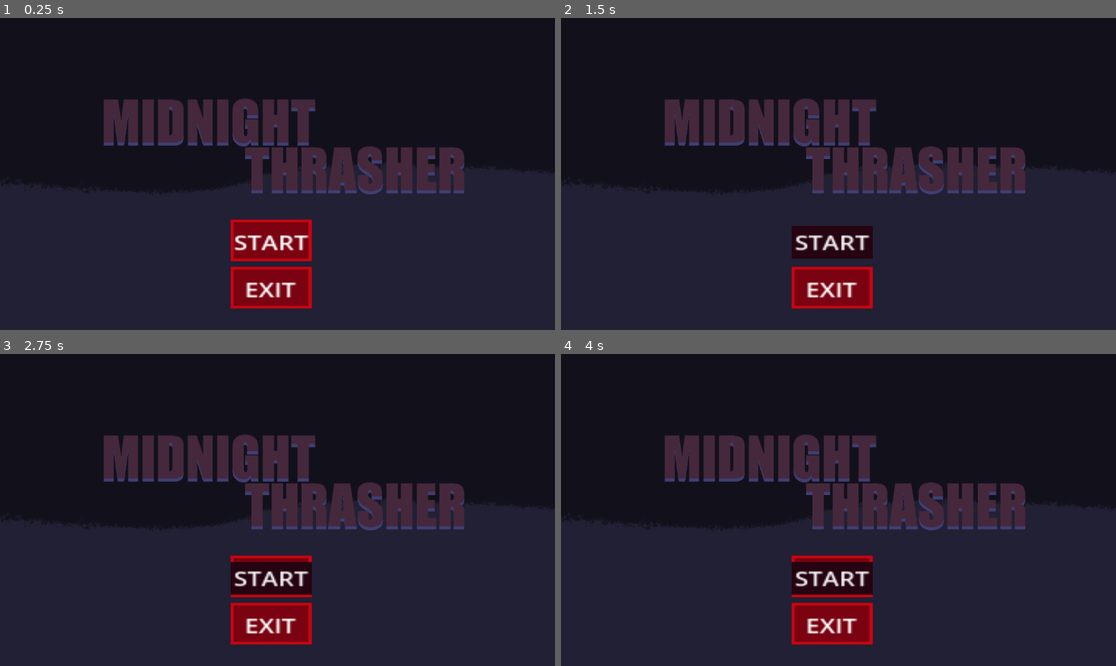
Above: before the commit, frames 1-4 (two rows, left to right).
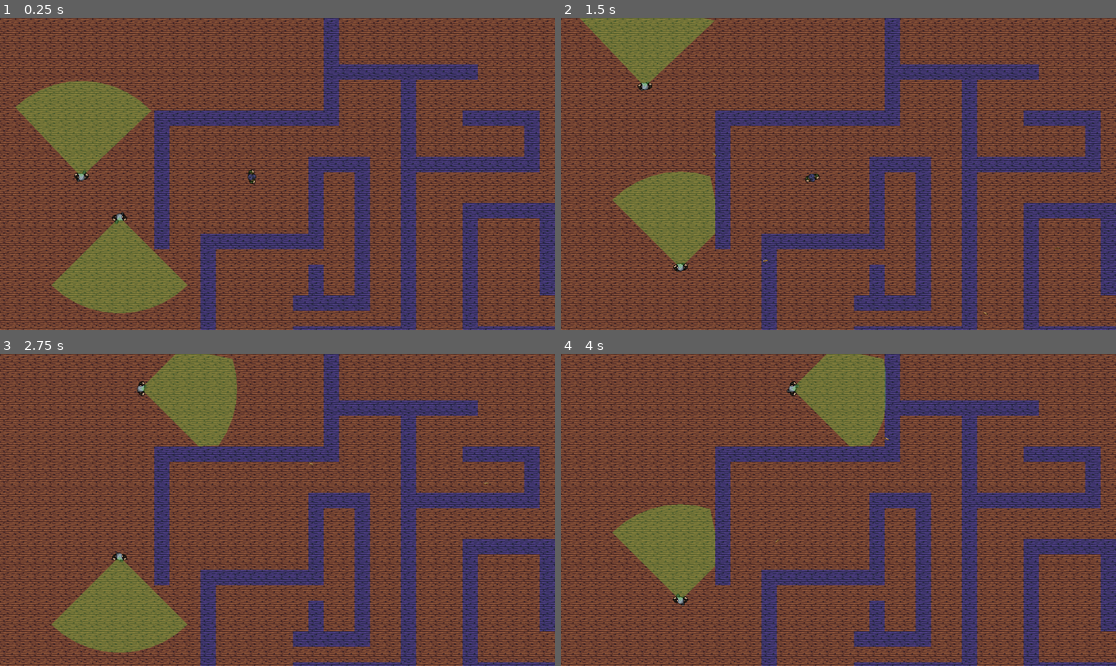
Above: after the commit, the same moments.

Repository: HugoOkumura/Midnight_Thrasher
Game: Godot game, scene res://Arquivos_de_teste/test_map.tscn
Same seed, same stepped clock (60 frames per second), same inputs: the game is played once before the commit and once after it. Before the commit the project starts from res://title/tittle_screen.tscn.
Inputs (mouse positions are in pixels of both pictures, inside the frame that each line leads up to):
- Up to frame 1 (0.25 s): no input
- Up to frame 2 (1.5 s): click (832, 242) at 0.5 s, where only the run before the commit has a clickable "START"; click (832, 242) at 1.25 s, where only the run before the commit has a clickable "START"
- Up to frame 3 (2.75 s): tap Enter (ui_accept) at 2, 2.27 s; move the mouse to (399, 494) at 2.02 s; hold Right (ui_right) from 2.03 s (still down); click (399, 494) at 2.17 s
- Up to frame 4 (4 s): move the mouse to (727, 525) at 2.77 s; click (727, 525) at 2.92 s; tap Enter (ui_accept) at 3.02 s; move the mouse to (894, 441) at 3.52 s; release Right (ui_right) at 3.53 s; hold Left (ui_left) from 3.53 s (still down); click (894, 441) at 3.67 s

The runs differ from the first frame. In frame 1, 97% of the frame differs, in the area x 0-100%, y 0-100%; in frame 2, 97%; in frame 3, 97%; in frame 4, 97%.

Commit message:
inimigos estão atirando com bug

Diff:
--- a/Arma/Arma.gd
+++ b/Arma/Arma.gd
@@ -6,21 +6,24 @@
 @onready var bullet_point = $"Bullet Point"
 @onready var forward = $Forward
 
+var bullet = preload("res://Arquivos_de_teste/bullet.tscn")
+
+
 var parent: CharacterBody2D
 var shoot_time = 3
 var bullets_per_shot = 1
 var aperture_angle = 0
 var shot_distance = 200
 
-func _create_bullet(direction: float, shooter: CharacterBody2D) -> void:
-	var instance = projectile.instantiate()
-	# setup bullet
-	instance.set_shooter(shooter)
-	instance.global_position = bullet_point.global_position
-
-	instance.rotation = direction
-
-	get_tree().get_root().get_child(0).call_deferred("add_child", instance)
+#func _create_bullet(direction: float, shooter: CharacterBody2D) -> void:
+	#var instance = projectile.instantiate()
+	## setup bullet
+	#instance.set_shooter(shooter)
+	#instance.global_position = bullet_point.global_position
+#
+	#instance.rotation = direction
+#
+	#get_tree().get_root().get_child(0).call_deferred("add_child", instance)
 
 
 func fire_bullet(shooter: CharacterBody2D) -> void:
@@ -32,4 +35,4 @@
 		offset = aperture_angle / (bullets_per_shot-1)
 
 	for i in range(bullets_per_shot):
-		_create_bullet(direction + offset*i, shooter)
+			Global._instance_node(bullet, global_position, Global.criacao_no_pai)
--- a/Arma/Bullet.gd
+++ b/Arma/Bullet.gd
@@ -1,27 +1,15 @@
-extends Area2D
-class_name Bullet
-
-@export var speed = 200
-
-var shooter : CharacterBody2D
-var _velocity := Vector2(800,0)
-
-func set_velocity(vel_x: float, vel_y: float) -> void:
-	_velocity = Vector2(vel_x, vel_y)
-
-func set_shooter(shot: CharacterBody2D):
-	shooter = shot
-
-func _process(delta):
-	global_position += (_velocity * delta).rotated(rotation)
-
-
-#func _on_area_entered(area):
-	#queue_free()
-
-
-func _on_body_entered(body:CharacterBody2D):
-	if body.is_in_group("Jogador") and shooter.is_in_group("Inimigo"):
-		queue_free()
-	if body.is_in_group("Inmigo") and shooter.is_in_group("Jogador"):
-		body.got_hit()
+#extends Area2D
+#class_name Bullet
+#
+#@export var speed = 200
+#
+#var shooter : CharacterBody2D
+#
+#var bullet = preload("res://Arquivos_de_teste/bullet.tscn")
+#
+#
+#func _on_body_entered(body:CharacterBody2D):
+	#if body.is_in_group("Jogador") and shooter.is_in_group("Inimigo"):
+		#queue_free()
+	#if body.is_in_group("Inmigo") and shooter.is_in_group("Jogador"):
+		#body.got_hit()
--- a/Arma/Bullet.tscn
+++ b/Arma/Bullet.tscn
@@ -7,7 +7,8 @@
 size = Vector2(12, 6)
 
 [node name="Bullet" type="Area2D"]
-collision_layer = 8
+top_level = true
+collision_layer = 15
 collision_mask = 21
 script = ExtResource("1_axkak")
 
--- a/Arquivos_de_teste/bullet.gd
+++ b/Arquivos_de_teste/bullet.gd
@@ -1,8 +1,9 @@
 extends Sprite2D
 
 var mov = Vector2(1, 0)
-var velocidade = 400
+var velocidade = 800
 var direção_unica = true
+var shooter : CharacterBody2D
 
 func _process(delta: float) -> void:
 	if direção_unica:
--- a/Inimigo/Inimigo.gd
+++ b/Inimigo/Inimigo.gd
@@ -10,10 +10,12 @@
 @export var walk_speed = 150
 @export var nav_target : Jogador = null
 
+var bullet = preload("res://Arquivos_de_teste/bullet.tscn")
 var distance: float
 var current_speed
 var death_ani = ["morte_1", "morte_2", "morte_3"]
 var hp = 1
+var recarregado = true
 
 
 func _ready():
@@ -25,6 +27,10 @@
 func _process(delta):
 	if hp <= 0:
 		queue_free()
+	if Input.is_mouse_button_pressed(MOUSE_BUTTON_LEFT) and Global.criacao_no_pai != null and recarregado:
+		Global._instance_node(bullet, global_position, Global.criacao_no_pai)
+		recarregado = false
+		$"tempo de recarga".start()
 		#var death = int(randf_range(0, 3)) #animação de morte n funcional por hora kkkk
 		#ani_sprite.play(death_ani[death])
 
@@ -64,3 +70,6 @@
 	if area.is_in_group("Dano"):
 		area.get_parent().queue_free()
 		hp -= 1
+
+func _on_tempo_de_recarga_timeout():
+	recarregado = true
--- a/Inimigo/Inimigo.tscn
+++ b/Inimigo/Inimigo.tscn
@@ -349,6 +349,7 @@
 collision_mask = 4
 
 [node name="CollisionShape2D" type="CollisionShape2D" parent="Alert Area"]
+rotation = 0.0025966
 shape = SubResource("CircleShape2D_8rovm")
 
 [node name="hitbox" type="Area2D" parent="."]
@@ -358,5 +359,10 @@
 rotation = 3.14159
 shape = SubResource("RectangleShape2D_etrkg")
 
+[node name="tempo de recarga" type="Timer" parent="."]
+wait_time = 0.5
+one_shot = true
+
 [connection signal="body_entered" from="VisionCone2D/VisionConeArea" to="." method="_on_vision_cone_area_body_entered"]
 [connection signal="area_entered" from="hitbox" to="." method="_on_hitbox_area_entered"]
+[connection signal="timeout" from="tempo de recarga" to="." method="_on_tempo_de_recarga_timeout"]
--- a/project.godot
+++ b/project.godot
@@ -11,7 +11,7 @@
 [application]
 
 config/name="Midnight_Thrasher"
-run/main_scene="res://title/tittle_screen.tscn"
+run/main_scene="res://Arquivos_de_teste/test_map.tscn"
 config/features=PackedStringArray("4.2", "Forward Plus")
 config/icon="res://icon.svg"
 
